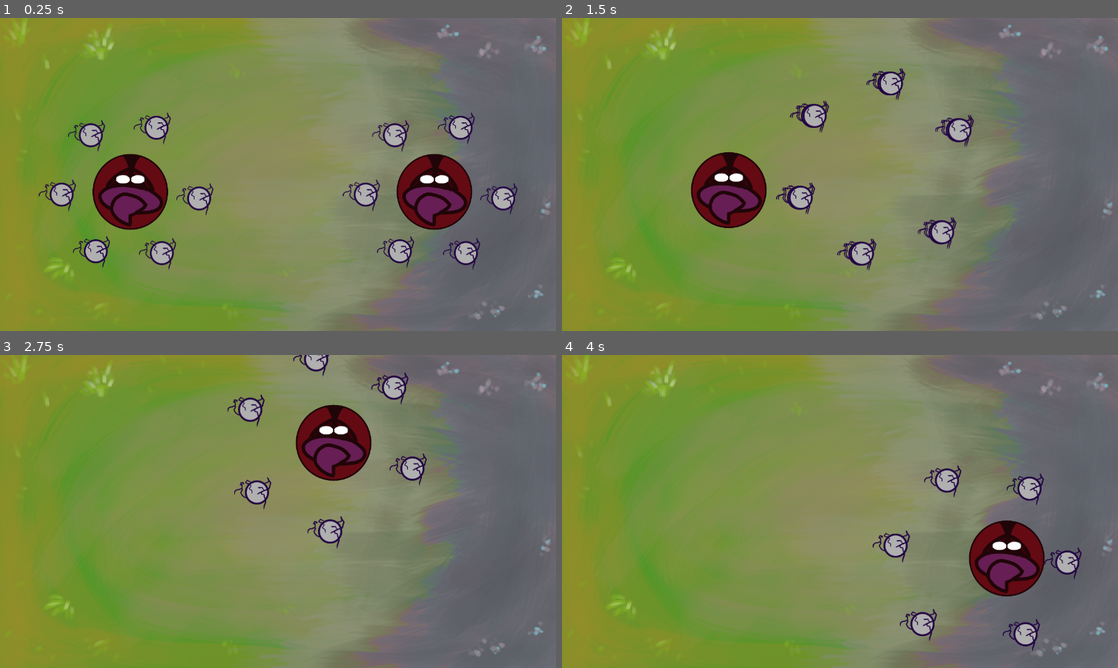
Above: before the commit, frames 1-4 (two rows, left to right).
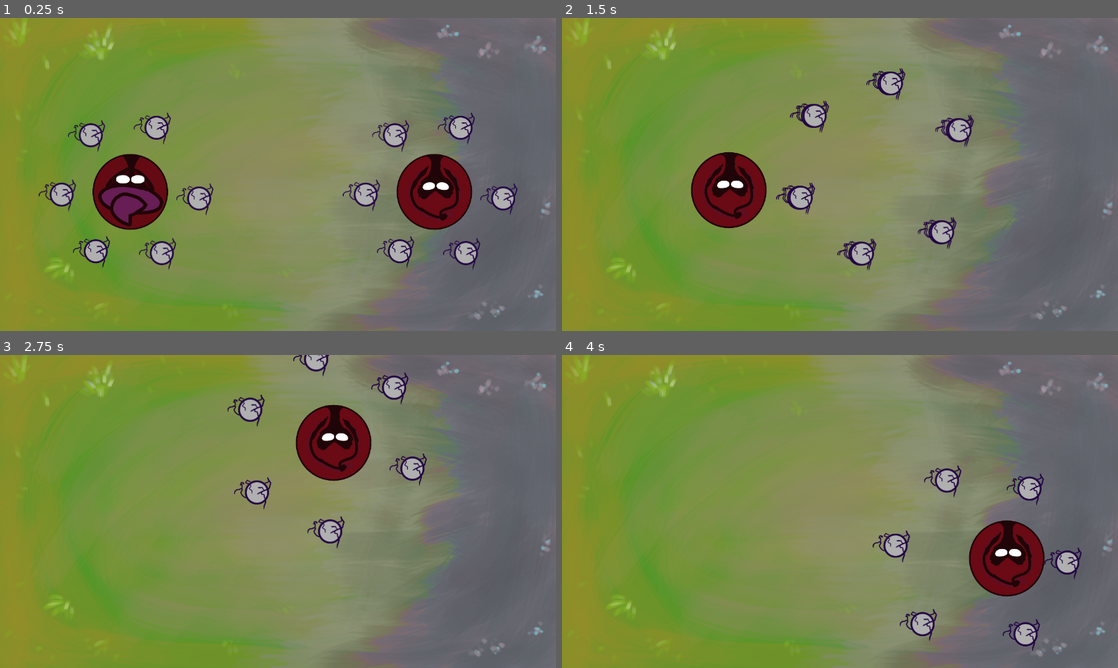
Above: after the commit, the same moments.

Repository: Erinaaaaaaa/Summoners-of-Buge
Game: Godot game, scene res://scenes/test_scene.tscn
Two runs of this game, one before a commit and one after it. Both use one fixed random seed, a clock stepped at 60 frames per second and the inputs below.
Inputs (mouse positions are in pixels of both pictures, inside the frame that each line leads up to):
- Up to frame 1 (0.25 s): no input
- Up to frame 2 (1.5 s): move the mouse to (962, 158) at 0.52 s; click (962, 158) at 0.67 s; move the mouse to (728, 190) at 1.27 s; click (728, 190) at 1.42 s
- Up to frame 3 (2.75 s): move the mouse to (333, 442) at 2.02 s; click (333, 442) at 2.17 s
- Up to frame 4 (4 s): move the mouse to (812, 574) at 2.77 s; click (812, 574) at 2.92 s; move the mouse to (1006, 558) at 3.52 s; click (1006, 558) at 3.67 s

The runs differ from the first frame. In frame 1, 1.2% of the frame differs, in the area x 72-85%, y 44-67%; in frame 2, 1.2%; in frame 3, 1.2%; in frame 4, 1.2%.

Commit message:
isplayer prep

Diff:
--- a/entities/wizard.gd
+++ b/entities/wizard.gd
@@ -13,13 +13,17 @@
 @export var max_mana = 6
 @export var mana_scene : PackedScene
 
+@export var isPlayer : bool
+
+
 #--- private vars ---
 var my_boids = []
-@export var mana = 6
+var mana = max_mana
 
 var mana_display_instances = []
 var animation_time = 0
 
+var hood_sprite = preload("res://sprites/wizard/wiz_hood.png")
 
 # Called when the node enters the scene tree for the first time.
 func _ready():
@@ -27,6 +31,8 @@
 		#pool_area.add_to_group("red_pool_area")
 	#if team == Enums.Team.BLUE:
 		#pool_area.add_to_group("blue_pool_area")
+	if !isPlayer:
+		$Sprite.texture = hood_sprite
 	init_mana()
 	$SpawnTimer.start()
 
--- a/entities/wizard.tscn
+++ b/entities/wizard.tscn
@@ -1,20 +1,9 @@
-[gd_scene load_steps=7 format=3 uid="uid://bapgpu1bqvnw3"]
+[gd_scene load_steps=6 format=3 uid="uid://bapgpu1bqvnw3"]
 
 [ext_resource type="Script" path="res://entities/wizard.gd" id="1_plydg"]
 [ext_resource type="Texture2D" uid="uid://et6pd0y0x4h4" path="res://sprites/wizard/wiz_hat.png" id="2_4ornj"]
 [ext_resource type="Script" path="res://addons/donut_collision_polygon2D/donut_collision_polygon2D.gd" id="2_finai"]
 [ext_resource type="PackedScene" uid="uid://dxj5bp6mgwa32" path="res://entities/mana.tscn" id="2_tvx63"]
-
-[sub_resource type="SpriteFrames" id="SpriteFrames_tw3tb"]
-animations = [{
-"frames": [{
-"duration": 1.0,
-"texture": ExtResource("2_4ornj")
-}],
-"loop": true,
-"name": &"default",
-"speed": 5.0
-}]
 
 [sub_resource type="CircleShape2D" id="CircleShape2D_83l56"]
 radius = 82.2192
@@ -24,9 +13,9 @@
 pool_area = NodePath("PoolArea")
 mana_scene = ExtResource("2_tvx63")
 
-[node name="Sprite" type="AnimatedSprite2D" parent="."]
+[node name="Sprite" type="Sprite2D" parent="."]
 scale = Vector2(0.5, 0.5)
-sprite_frames = SubResource("SpriteFrames_tw3tb")
+texture = ExtResource("2_4ornj")
 
 [node name="CollisionShape" type="CollisionShape2D" parent="."]
 shape = SubResource("CircleShape2D_83l56")
--- a/scenes/test_scene.tscn
+++ b/scenes/test_scene.tscn
@@ -22,6 +22,7 @@
 position = Vector2(300, 400)
 boid_node = NodePath("../Boids")
 boid_scene = ExtResource("1_o2amn")
+isPlayer = true
 
 [node name="Wizard2" parent="." node_paths=PackedStringArray("boid_node") instance=ExtResource("4_pqbjr")]
 position = Vector2(1000, 400)
